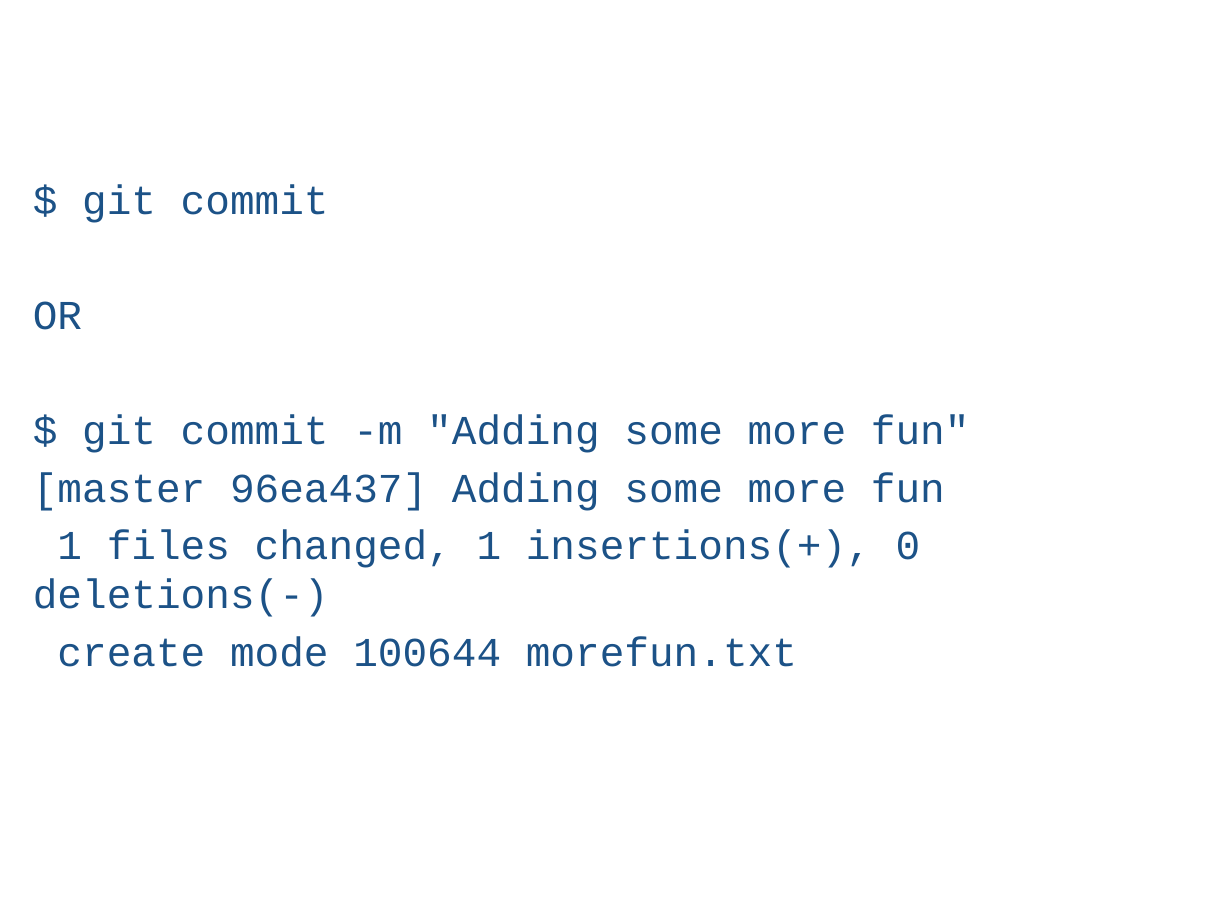
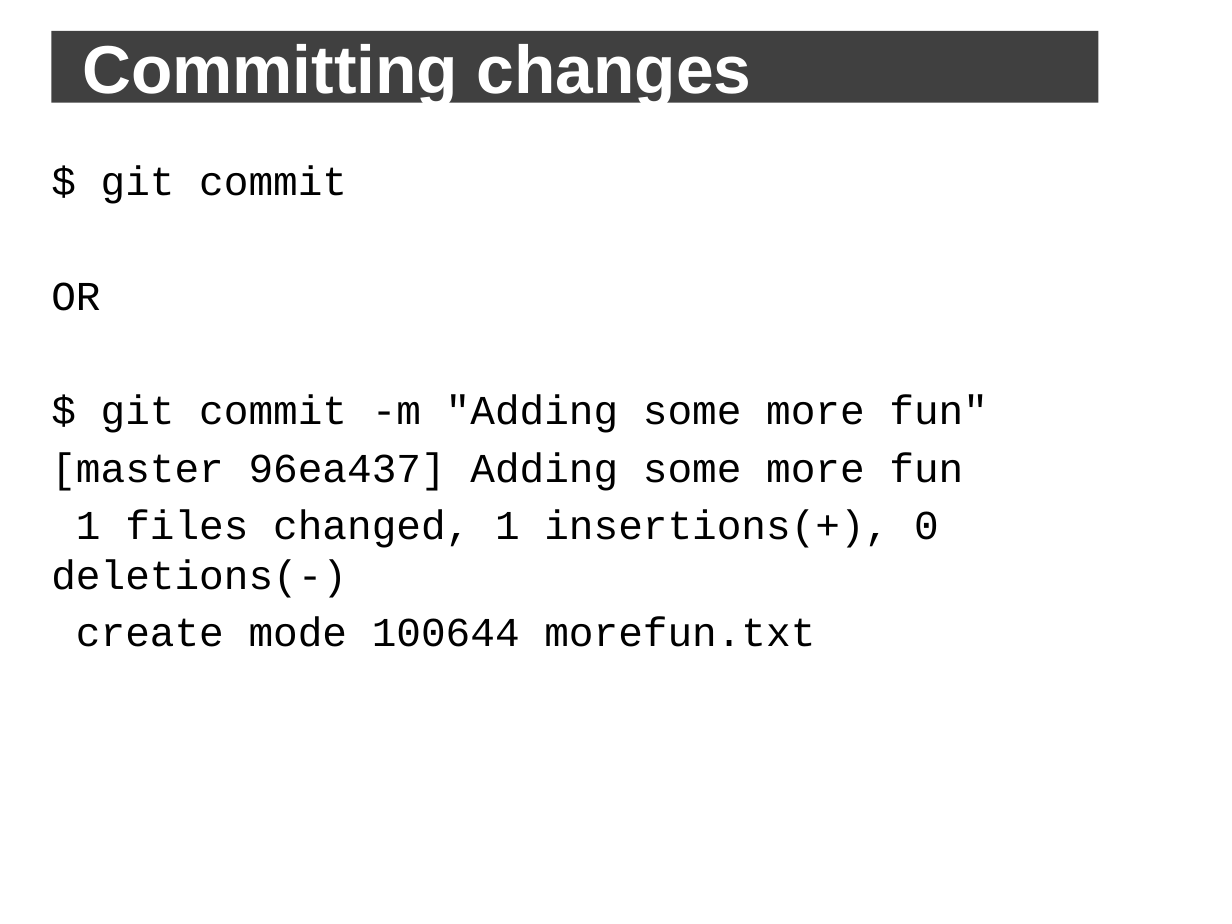
Before and after one commit to jbogard/presentations, a slide deck: slide 32 of GitDemystified/Git Demystified.pptx (slide 34 before the commit). Drawn at 1232x924 pixels with LibreOffice and Linux fonts; fonts in the diff are those of the drawing; background and template pictures are left out. Boxes give left, top, right and bottom in pixels: in the first picture for what was removed or moved away, otherwise in the second. Text is boxed around its words. In the diff, an @@ line names an element or a change of style, - is before the commit and + after.

```diff
--- a/GitDemystified/Git Demystified.pptx
+++ b/GitDemystified/Git Demystified.pptx
@@ title "Committing changes" at box(52, 31, 1099, 102): size 28.8 to 39.6 pt, bold on; fill none to #000000 at 75% opacity @@
@@ text "$ git commit": place and size @@
-text "$ git commit" at box(33, 185, 970, 667)
+text "$ git commit" at box(51, 165, 988, 647)
@@ text "$ git commit" at box(51, 165, 988, 647): text colour #1C5287 to #000000 @@
```
Also in this commit, not shown: 68 other slides changed, 2 slides removed.
